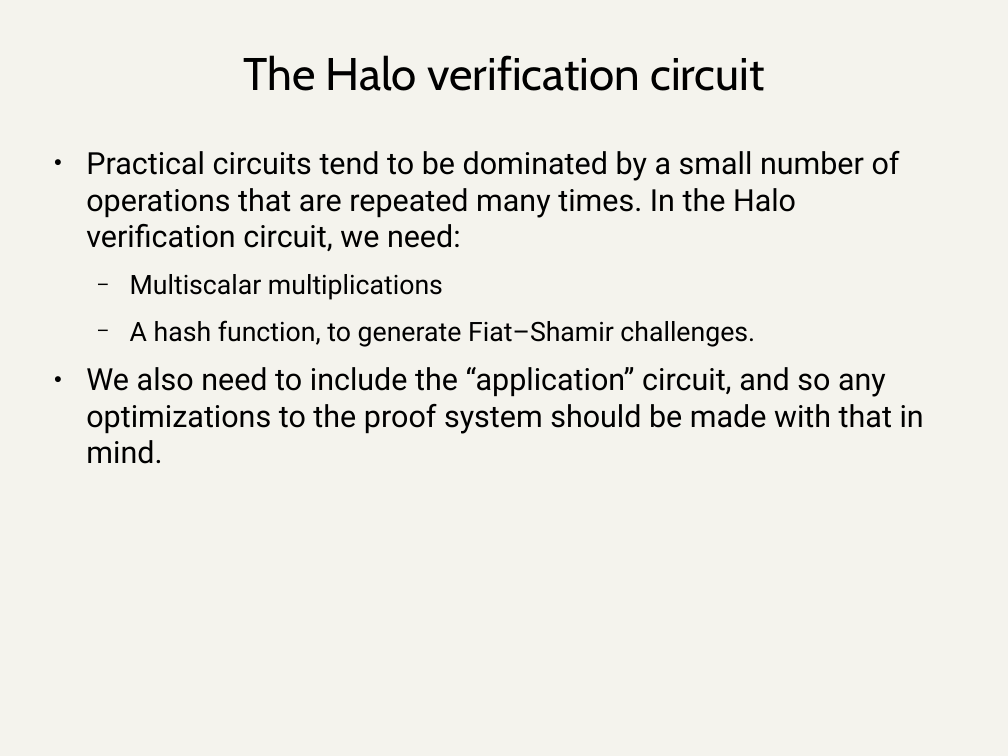
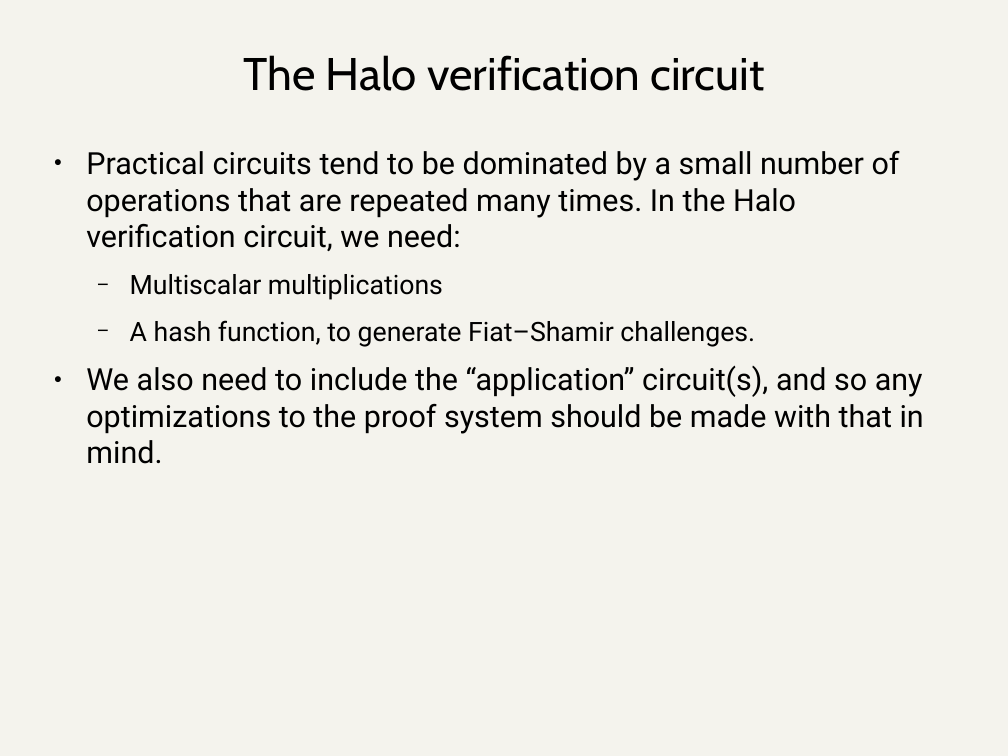
Before and after one commit to daira/halographs, a slide deck: slide 35 of halographs.odp (slide 29 before the commit). Drawn at 1008x756 pixels with LibreOffice and Linux fonts; fonts in the diff are those of the drawing. Boxes give left, top, right and bottom in pixels: in the first picture for what was removed or moved away, otherwise in the second. Text is boxed around its words. In the diff, an @@ line names an element or a change of style, - is before the commit and + after.

```diff
--- a/halographs.odp
+++ b/halographs.odp
@@ text at (x1=86, y1=365, x2=924, y2=464): text changed @@
-● We also need to include the “application” circuit, and so any optimizations to the proof system should be made with that in mind.
+● We also need to include the “application” circuit(s), and so any optimizations to the proof system should be made with that in mind.
```
Also in this commit, not shown: 2 other slides changed, 6 slides added, 17 other files.
